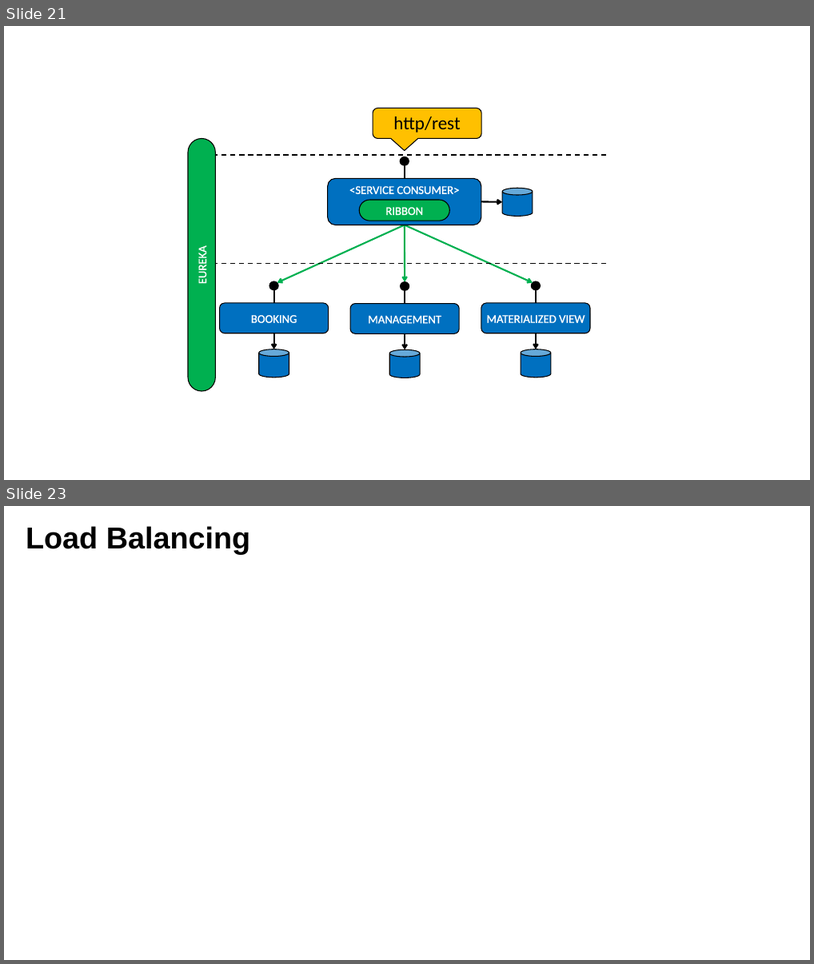
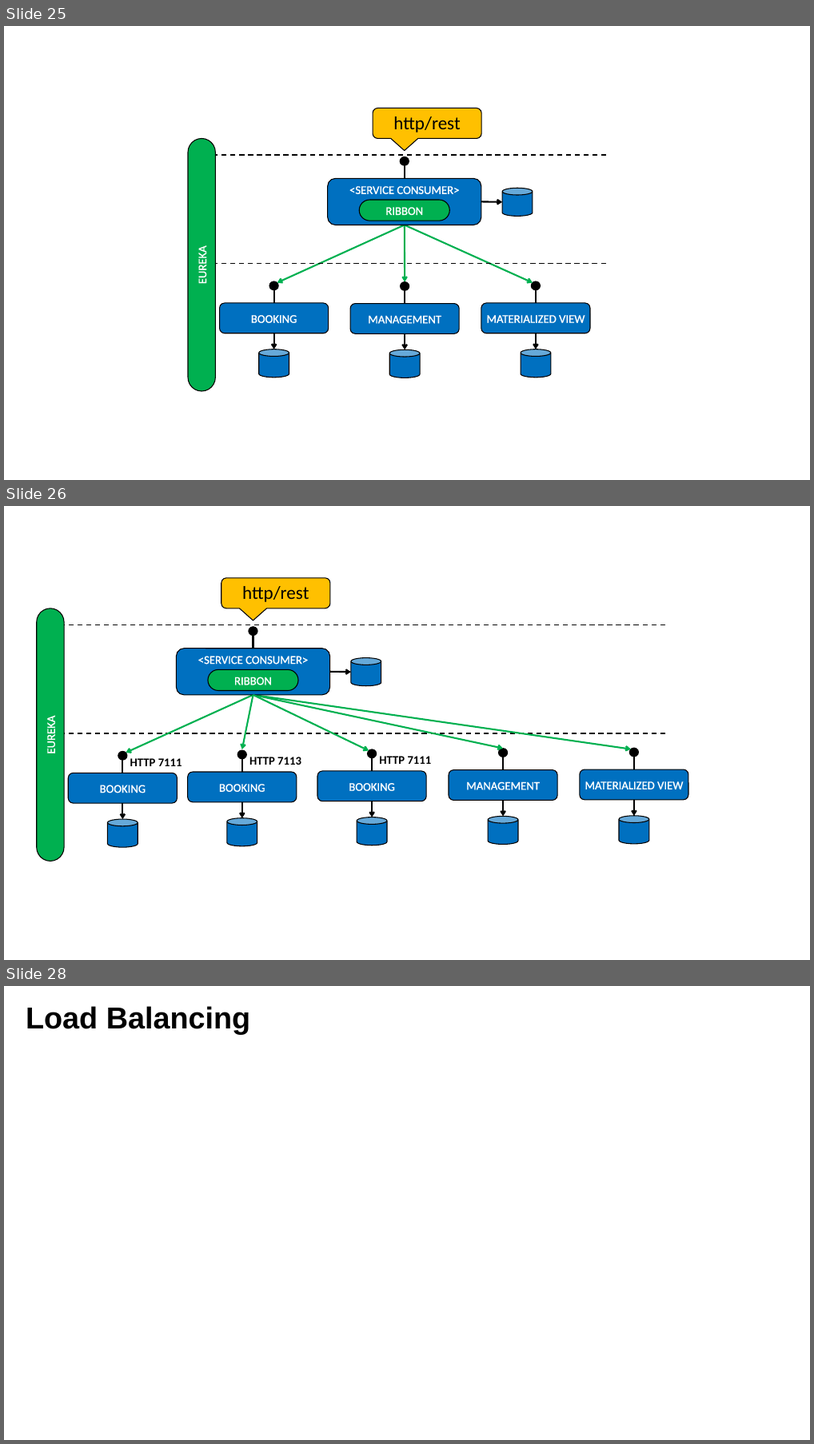
Before and after one commit to lbennardis/microS_code2016_DOCS, a slide deck: luigiBennardisMicroservices.pptx. Shown one above the other, each under a label of ours: slides 21 and 23 before the commit, slides 25, 26 and 28 after it; the slides between them are not shown. The pictures are 814x964 and 814x1444 pixels, drawn with LibreOffice and Linux fonts; fonts in the diff are those of the drawing; background and template pictures are left out. Boxes give left, top, right and bottom in pixels: in the first picture for what was removed or moved away, otherwise in the second. Text is boxed around its words. In the diff, an @@ line names an element or a change of style, - is before the commit and + after.

```diff
--- a/luigiBennardisMicroservices.pptx
+++ b/luigiBennardisMicroservices.pptx
@@ slide 26 added at (4,506,810,960), background picture (left out) @@
@@ rounded speech box added at (222,578,330,608), fill #FFC000, outline #000000 2 pt, 44 pt, text #000000 @@
+http/rest
@@ rounded rectangle added at (37,608,64,860), fill #00B050, outline #000000 2 pt, 28 pt, text #FFFFFF @@
+EUREKA
@@ line added from (666, 625) to (65, 625), #000000 3 pt dashed @@
@@ rounded rectangle added at (208,669,298,691), fill #00B050, outline #000000 2 pt, 28 pt, text #FFFFFF @@
+RIBBON
@@ group added at (176,627,382,695): 1 rounded rectangle, 1 line, 1 ellipse, 1 cylinder, 1 arrow @@
+<SERVICE CONSUMER>
@@ arrow added from (253, 695) to (126, 752), #00B050 4 pt @@
@@ arrow added from (253, 695) to (242, 749), #00B050 4 pt @@
@@ arrow added from (253, 695) to (503, 748), #00B050 4 pt @@
@@ arrow added from (253, 695) to (631, 748), #00B050 4 pt @@
@@ arrow added from (253, 695) to (369, 750), #00B050 4 pt @@
@@ line added from (666, 733) to (64, 733), #000000 3 pt dashed @@
@@ group added at (68,751,182,847): 1 rounded rectangle, 1 cylinder, 1 arrow, 1 line, 1 ellipse, 1 text @@
+BOOKING
+HTTP 7111
@@ group added at (188,750,302,846): 1 rounded rectangle, 1 cylinder, 1 arrow, 1 line, 1 ellipse, 1 text @@
+BOOKING
+HTTP 7113
@@ group added at (318,749,432,845): 1 rounded rectangle, 1 cylinder, 1 arrow, 1 line, 1 ellipse, 1 text @@
+BOOKING
+HTTP 7111
@@ group added at (449,748,558,844): 1 rounded rectangle, 1 cylinder, 1 arrow, 1 line, 1 ellipse @@
+MANAGEMENT
@@ group added at (580,748,689,844): 1 rounded rectangle, 1 cylinder, 1 arrow, 1 line, 1 ellipse @@
+MATERIALIZED VIEW
@@ what was slide 21 is now slide 25 @@
@@ what was slide 23 is now slide 28 @@
```
Also in this commit, not shown: 7 slides changed, 5 other slides added, 1 slide removed, 1 other file.
